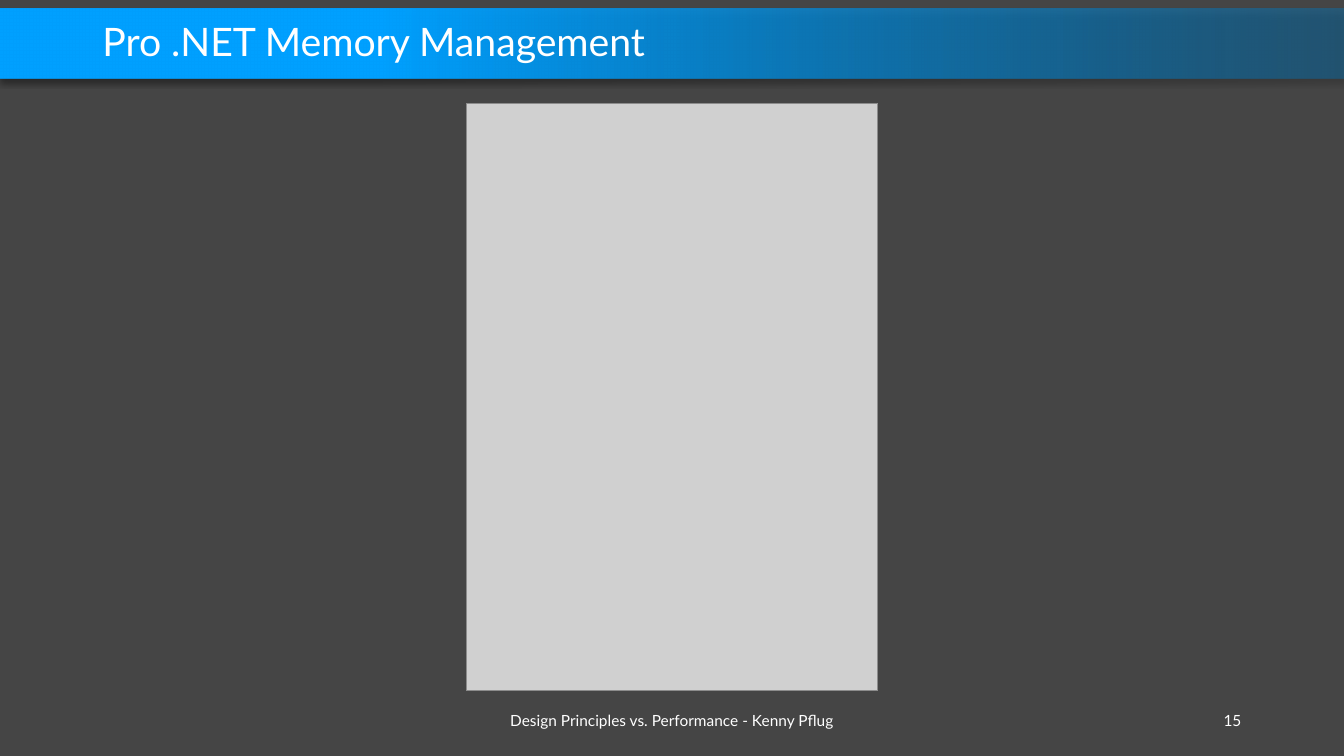
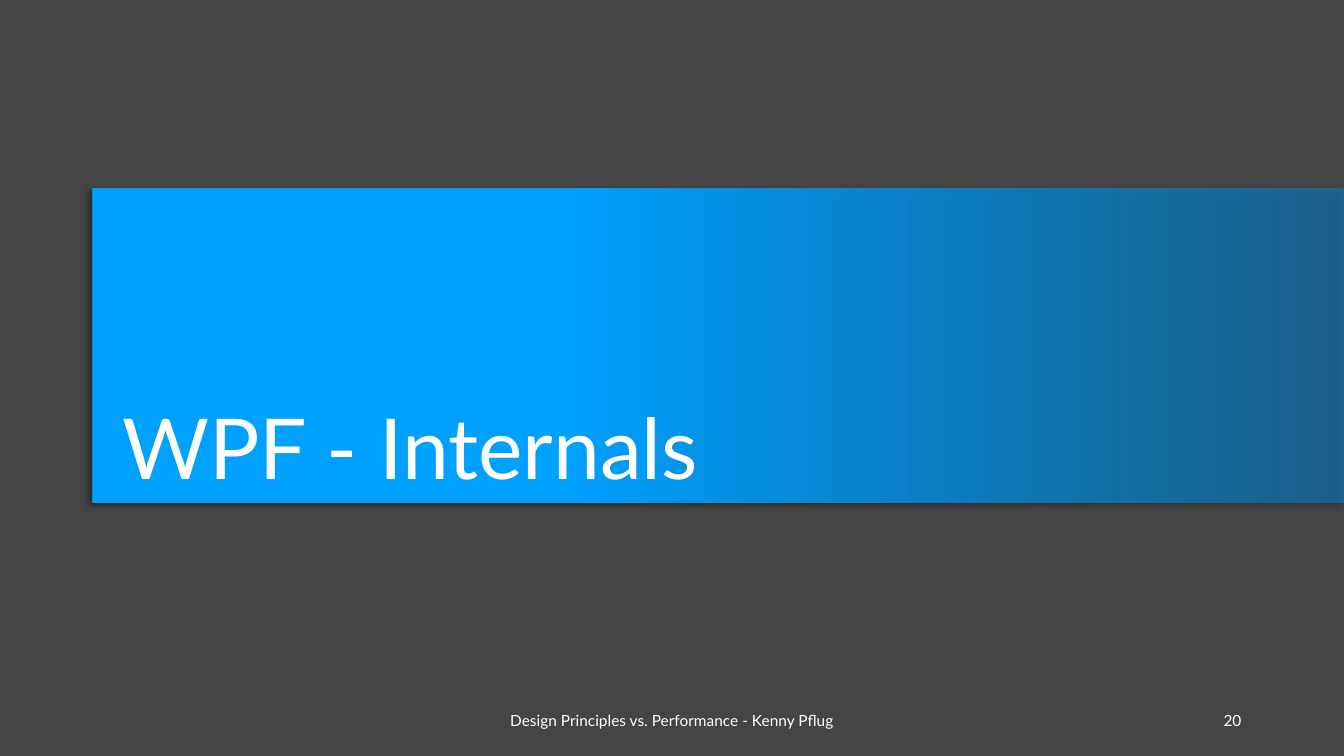
Before and after one commit to feO2x/Adc2021.DesignPrinciplesVsPerformance, a slide deck: slide 20 of Design Principles vs. Performance.pptx (slide 15 before the commit). Drawn at 1344x756 pixels with LibreOffice and Linux fonts; fonts in the diff are those of the drawing; grey boxes stand for pictures; background and template pictures are left out. Boxes give left, top, right and bottom in pixels: in the first picture for what was removed or moved away, otherwise in the second. Text is boxed around its words. In the diff, an @@ line names an element or a change of style, - is before the commit and + after.

```diff
--- a/Design Principles vs. Performance.pptx
+++ b/Design Principles vs. Performance.pptx
@@ rectangle removed at [0,8,1344,79] @@
@@ title removed at [102,28,645,63] @@
-Pro .NET Memory Management
@@ picture removed at [466,103,878,691] @@
@@ rectangle added at [93,189,1344,503], fill gradient #0088D9 to #00A0FF @@
@@ title added at [122,417,698,480], 60 pt, text #FFFFFF @@
+WPF - Internals
@@ page number at [1224,715,1242,726]: text changed @@
-15
+20
```
Also in this commit, not shown: 5 other slides changed, 1 slide added, 6 slides removed.
